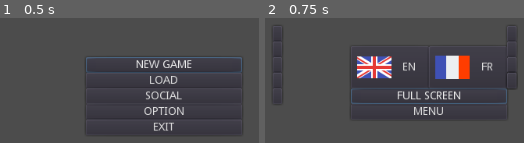
Above: before the commit, frames 1-2 (left to right).
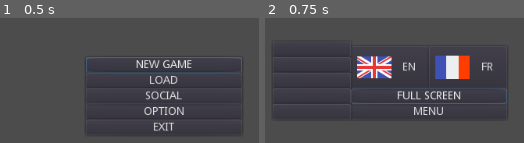
Above: after the commit, the same moments.

Repository: Corzeus/Base_203
Game: Godot game, scene res://scene/Menu/MAIN_MENU/MAIN.tscn
Two runs of this game, one before a commit and one after it. Both use one fixed random seed, a clock stepped at 60 frames per second and the inputs below.
Inputs:
- Up to frame 1 (0.5 s): no input
- Up to frame 2 (0.75 s): click "OPTION" at 0.5 s

Frame 1 is identical in both runs. In frame 2, 1.8% of the frame differs, in the area x 3-98%, y 17-79%.

Commit message:
1.0.1.1.1

Diff:
--- a/Base203/project.godot
+++ b/Base203/project.godot
@@ -11,6 +11,7 @@
 [Config]
 
 input/Controler_Mode=false
+input/OK=false
 
 [application]
 
--- a/Base203/scene/Menu/MAIN_MENU/MAIN.tscn
+++ b/Base203/scene/Menu/MAIN_MENU/MAIN.tscn
@@ -8,12 +8,20 @@
 
 [sub_resource type="GDScript" id=1]
 
+script/source = "extends Node2D
+
+func _ready():
+	if not ProjectSettings.get_setting(\"Config/input/OK\"):
+		get_tree().change_scene(\"res://scene/Menu/OPTION/option.tscn\")"
+
+[sub_resource type="GDScript" id=2]
+
 script/source = "extends Button
 
 func _on_EXIT_pressed():
 	OS.kill(OS.get_process_id())"
 
-[sub_resource type="VisualScriptFunction" id=2]
+[sub_resource type="VisualScriptFunction" id=3]
 
 _default_input_values = [  ]
 argument_count = 1
@@ -206,6 +214,7 @@
 
 [node name="BASE" type="Node2D"]
 
+script = SubResource( 1 )
 _sections_unfolded = [ "Transform", "Z Index" ]
 
 [node name="Camera2D" type="Camera2D" parent="." index="0"]
--- a/Base203/scene/Menu/OPTION/option.gd
+++ b/Base203/scene/Menu/OPTION/option.gd
@@ -1,9 +1,21 @@
 extends Node2D
 
-func _ready():
-	get_tree().call_group("Auto_focus","grab_focus")
+const INPUT_ACTIONS = [ "UP", "DOWN", "LEFT", "RIGHT", "PAUSE", "ACCEPT", "SUB_SELECT" ]
+const CONFIG_FILE = "res://Resource/SPE/input.cfg"
 
-func _process(delta):
+var action
+var button
+
+func freeze_til_input():
+	get_tree().call_group("L1","Set(PAUSE_MODE_STOP)")
+
+func unfreeze_til_input():
+	get_tree().call_group("L1","Set(PAUSE_MODE_INHERIT)")
+
+func load_config():
+	pass
+
+func joy_mode():
 	if Input.is_joy_known(0):
 		ProjectSettings.set_setting("Config/input/Controler_Mode",true)
 		get_tree().call_group("Auto_focus","grab_focus")
@@ -14,6 +26,18 @@
 		get_tree().call_group("Auto_focus","grab_focus")
 		get_tree().call_group("KEYBOARD","Set(visible,true)")
 		get_tree().call_group("GAMEPAD","Set(visible,false)")
+
+func _ready():
+	if not ProjectSettings.get_setting("Config/input/OK"):
+		ProjectSettings.set_setting("Config/input/OK",true)
+		load_config()
+		get_tree().change_scene("res://scene/Menu/MAIN_MENU/MAIN.tscn")
+	get_tree().call_group("Auto_focus","grab_focus")
+	get_tree().call_group("KEYBOARD","Set(visible,true)")
+	get_tree().call_group("GAMEPAD","Set(visible,false)")
+
+func _process(delta):
+	joy_mode()
 
 func _on_FULL_SCREEN_pressed():
 	if (OS.is_window_fullscreen()):
@@ -26,3 +50,33 @@
 
 func _on_To_FR_pressed():
 	TranslationServer.set_locale("fr")
+
+func _on_UP_pressed():
+	freeze_til_input()
+	while not InputEventKey.pressed():
+		pass
+
+func _on_DOWN_pressed():
+	freeze_til_input()
+	while not InputEventKey.pressed():
+		pass
+
+func _on_LEFT_pressed():
+	freeze_til_input()
+	while not InputEventKey.pressed():
+		pass
+
+func _on_RIGHT_pressed():
+	freeze_til_input()
+	while not InputEventKey.pressed():
+		pass
+
+func _on_PAUSE_pressed():
+	freeze_til_input()
+	while not InputEventKey.pressed():
+		pass
+
+func _on_ACCEPT_pressed():
+	freeze_til_input()
+	while not InputEventKey.pressed():
+		pass
--- a/Base203/scene/Menu/OPTION/option.tscn
+++ b/Base203/scene/Menu/OPTION/option.tscn
@@ -202,7 +202,9 @@
 
 script = ExtResource( 1 )
 
-[node name="GO_BACK" type="Button" parent="." index="0"]
+[node name="GO_BACK" type="Button" parent="." index="0" groups=[
+"L1",
+]]
 
 anchor_left = 0.0
 anchor_top = 0.0
@@ -230,7 +232,9 @@
 script = ExtResource( 2 )
 _sections_unfolded = [ "Anchor", "Focus", "Material", "Mouse", "Rect", "Size Flags", "Theme", "Visibility", "custom_colors", "custom_constants", "custom_fonts", "custom_styles" ]
 
-[node name="Camera2D" type="Camera2D" parent="." index="1"]
+[node name="Camera2D" type="Camera2D" parent="." index="1" groups=[
+"L1",
+]]
 
 anchor_mode = 1
 rotating = false
@@ -255,9 +259,11 @@
 editor_draw_limits = false
 editor_draw_drag_margin = false
 
-[node name="Node2D" type="Node2D" parent="." index="2"]
-
-script = SubResource( 13 )
+[node name="Node2D" type="Node2D" parent="." index="2" groups=[
+"L1",
+]]
+
+script = SubResource( 12 )
 
 [node name="Label" type="Label" parent="Node2D" index="0"]
 
@@ -287,6 +293,7 @@
 
 [node name="FULL_SCREEN" type="Button" parent="." index="3" groups=[
 "Auto_focus",
+"L1",
 ]]
 
 anchor_left = 0.0
@@ -316,7 +323,9 @@
 align = 1
 _sections_unfolded = [ "Focus", "Mouse", "Rect" ]
 
-[node name="To_EN" type="Button" parent="." index="4"]
+[node name="To_EN" type="Button" parent="." index="4" groups=[
+"L1",
+]]
 
 anchor_left = 0.0
 anchor_top = 0.0
@@ -345,7 +354,9 @@
 align = 1
 _sections_unfolded = [ "Focus", "Pause", "Rect" ]
 
-[node name="To_FR" type="Button" parent="." index="5"]
+[node name="To_FR" type="Button" parent="." index="5" groups=[
+"L1",
+]]
 
 anchor_left = 0.0
 anchor_top = 0.0
@@ -377,18 +388,21 @@
 
 [node name="KEYBOARD_MODE" type="Node2D" parent="." index="6" groups=[
 "KEYBOARD",
-]]
-
-position = Vector2( -200, -100 )
+"L1",
+]]
+
+position = Vector2( -200, -80 )
 _sections_unfolded = [ "Transform" ]
 
-[node name="UP" type="Button" parent="KEYBOARD_MODE" index="0"]
-
-anchor_left = 0.0
-anchor_top = 0.0
-anchor_right = 0.0
-anchor_bottom = 0.0
-margin_right = 12.0
+[node name="UP" type="Button" parent="KEYBOARD_MODE" index="0" groups=[
+"KEYBOARD",
+]]
+
+anchor_left = 0.0
+anchor_top = 0.0
+anchor_right = 0.0
+anchor_bottom = 0.0
+margin_right = 100.0
 margin_bottom = 20.0
 rect_pivot_offset = Vector2( 0, 0 )
 rect_clip_content = false
@@ -403,15 +417,18 @@
 group = null
 flat = false
 align = 1
-
-[node name="DOWN" type="Button" parent="KEYBOARD_MODE" index="1"]
+_sections_unfolded = [ "Rect" ]
+
+[node name="DOWN" type="Button" parent="KEYBOARD_MODE" index="1" groups=[
+"KEYBOARD",
+]]
 
 anchor_left = 0.0
 anchor_top = 0.0
 anchor_right = 0.0
 anchor_bottom = 0.0
 margin_top = 20.0
-margin_right = 12.0
+margin_right = 100.0
 margin_bottom = 40.0
 rect_pivot_offset = Vector2( 0, 0 )
 rect_clip_content = false
@@ -428,14 +445,16 @@
 align = 1
 _sections_unfolded = [ "Rect" ]
 
-[node name="LEFT" type="Button" parent="KEYBOARD_MODE" index="2"]
+[node name="LEFT" type="Button" parent="KEYBOARD_MODE" index="2" groups=[
+"KEYBOARD",
+]]
 
 anchor_left = 0.0
 anchor_top = 0.0
 anchor_right = 0.0
 anchor_bottom = 0.0
 margin_top = 40.0
-margin_right = 12.0
+margin_right = 100.0
 margin_bottom = 60.0
 rect_pivot_offset = Vector2( 0, 0 )
 rect_clip_content = false
@@ -452,14 +471,16 @@
 align = 1
 _sections_unfolded = [ "Rect" ]
 
-[node name="RIGHT" type="Button" parent="KEYBOARD_MODE" index="3"]
+[node name="RIGHT" type="Button" parent="KEYBOARD_MODE" index="3" groups=[
+"KEYBOARD",
+]]
 
 anchor_left = 0.0
 anchor_top = 0.0
 anchor_right = 0.0
 anchor_bottom = 0.0
 margin_top = 60.0
-margin_right = 12.0
+margin_right = 100.0
 margin_bottom = 80.0
 rect_pivot_offset = Vector2( 0, 0 )
 rect_clip_content = false
@@ -476,14 +497,16 @@
 align = 1
 _sections_unfolded = [ "Rect" ]
 
-[node name="ESCAPE" type="Button" parent="KEYBOARD_MODE" index="4"]
+[node name="PAUSE" type="Button" parent="KEYBOARD_MODE" index="4" groups=[
+"KEYBOARD",
+]]
 
 anchor_left = 0.0
 anchor_top = 0.0
 anchor_right = 0.0
 anchor_bottom = 0.0
 margin_top = 80.0
-margin_right = 12.0
+margin_right = 100.0
 margin_bottom = 100.0
 rect_pivot_offset = Vector2( 0, 0 )
 rect_clip_content = false
@@ -502,18 +525,22 @@
 
 [node name="GAMEPAD_MODE" type="Node2D" parent="." index="7" groups=[
 "GAMEPAD",
-]]
-
-position = Vector2( 100, -100 )
+"L1",
+]]
+
+visible = false
+position = Vector2( 100, -80 )
 _sections_unfolded = [ "Transform" ]
 
-[node name="ACCEPT" type="Button" parent="GAMEPAD_MODE" index="0"]
-
-anchor_left = 0.0
-anchor_top = 0.0
-anchor_right = 0.0
-anchor_bottom = 0.0
-margin_right = 12.0
+[node name="ACCEPT" type="Button" parent="GAMEPAD_MODE" index="0" groups=[
+"GAMEPAD",
+]]
+
+anchor_left = 0.0
+anchor_top = 0.0
+anchor_right = 0.0
+anchor_bottom = 0.0
+margin_right = 100.0
 margin_bottom = 20.0
 rect_pivot_offset = Vector2( 0, 0 )
 rect_clip_content = false
@@ -530,14 +557,16 @@
 align = 1
 _sections_unfolded = [ "Rect" ]
 
-[node name="DOWN2" type="Button" parent="GAMEPAD_MODE" index="1"]
+[node name="SUB_SELECT" type="Button" parent="GAMEPAD_MODE" index="1" groups=[
+"GAMEPAD",
+]]
 
 anchor_left = 0.0
 anchor_top = 0.0
 anchor_right = 0.0
 anchor_bottom = 0.0
 margin_top = 20.0
-margin_right = 12.0
+margin_right = 100.0
 margin_bottom = 40.0
 rect_pivot_offset = Vector2( 0, 0 )
 rect_clip_content = false
@@ -554,14 +583,16 @@
 align = 1
 _sections_unfolded = [ "Rect" ]
 
-[node name="LEFT2" type="Button" parent="GAMEPAD_MODE" index="2"]
+[node name="LEFT2" type="Button" parent="GAMEPAD_MODE" index="2" groups=[
+"GAMEPAD",
+]]
 
 anchor_left = 0.0
 anchor_top = 0.0
 anchor_right = 0.0
 anchor_bottom = 0.0
 margin_top = 40.0
-margin_right = 12.0
+margin_right = 100.0
 margin_bottom = 60.0
 rect_pivot_offset = Vector2( 0, 0 )
 rect_clip_content = false
@@ -578,14 +609,16 @@
 align = 1
 _sections_unfolded = [ "Rect" ]
 
-[node name="RIGHT2" type="Button" parent="GAMEPAD_MODE" index="3"]
+[node name="RIGHT2" type="Button" parent="GAMEPAD_MODE" index="3" groups=[
+"GAMEPAD",
+]]
 
 anchor_left = 0.0
 anchor_top = 0.0
 anchor_right = 0.0
 anchor_bottom = 0.0
 margin_top = 60.0
-margin_right = 12.0
+margin_right = 100.0
 margin_bottom = 80.0
 rect_pivot_offset = Vector2( 0, 0 )
 rect_clip_content = false
@@ -602,15 +635,17 @@
 align = 1
 _sections_unfolded = [ "Rect" ]
 
-[node name="PAUSE" type="Button" parent="GAMEPAD_MODE" index="4"]
-
-anchor_left = 0.0
-anchor_top = 0.0
-anchor_right = 0.0
-anchor_bottom = 0.0
-margin_top = 60.0
-margin_right = 12.0
-margin_bottom = 80.0
+[node name="PAUSE" type="Button" parent="GAMEPAD_MODE" index="4" groups=[
+"GAMEPAD",
+]]
+
+anchor_left = 0.0
+anchor_top = 0.0
+anchor_right = 0.0
+anchor_bottom = 0.0
+margin_top = 80.0
+margin_right = 100.0
+margin_bottom = 100.0
 rect_pivot_offset = Vector2( 0, 0 )
 rect_clip_content = false
 focus_mode = 2
@@ -633,3 +668,15 @@
 [connection signal="pressed" from="To_EN" to="." method="_on_To_EN_pressed"]
 
 [connection signal="pressed" from="To_FR" to="." method="_on_To_FR_pressed"]
+
+[connection signal="pressed" from="KEYBOARD_MODE/UP" to="." method="_on_UP_pressed"]
+
+[connection signal="pressed" from="KEYBOARD_MODE/DOWN" to="." method="_on_DOWN_pressed"]
+
+[connection signal="pressed" from="KEYBOARD_MODE/LEFT" to="." method="_on_LEFT_pressed"]
+
+[connection signal="pressed" from="KEYBOARD_MODE/RIGHT" to="." method="_on_RIGHT_pressed"]
+
+[connection signal="pressed" from="KEYBOARD_MODE/PAUSE" to="." method="_on_PAUSE_pressed"]
+
+[connection signal="pressed" from="GAMEPAD_MODE/ACCEPT" to="." method="_on_ACCEPT_pressed"]
Binary file removed: Base203/logs/log-2018-09-06-19-30-20.txt
Binary file removed: Base203/logs/log-2018-09-06-19-34-11.txt
Not shown, added: Base203/logs/log-2018-09-08-12-50-19.txt
Not shown, added: Base203/logs/log-2018-09-08-14-37-16.txt
Not shown: 11 places in Base203/scene/Menu/MAIN_MENU/MAIN.tscn that only renumber resources
Not shown: 1 places in Base203/scene/Menu/OPTION/option.tscn that only renumber resources
